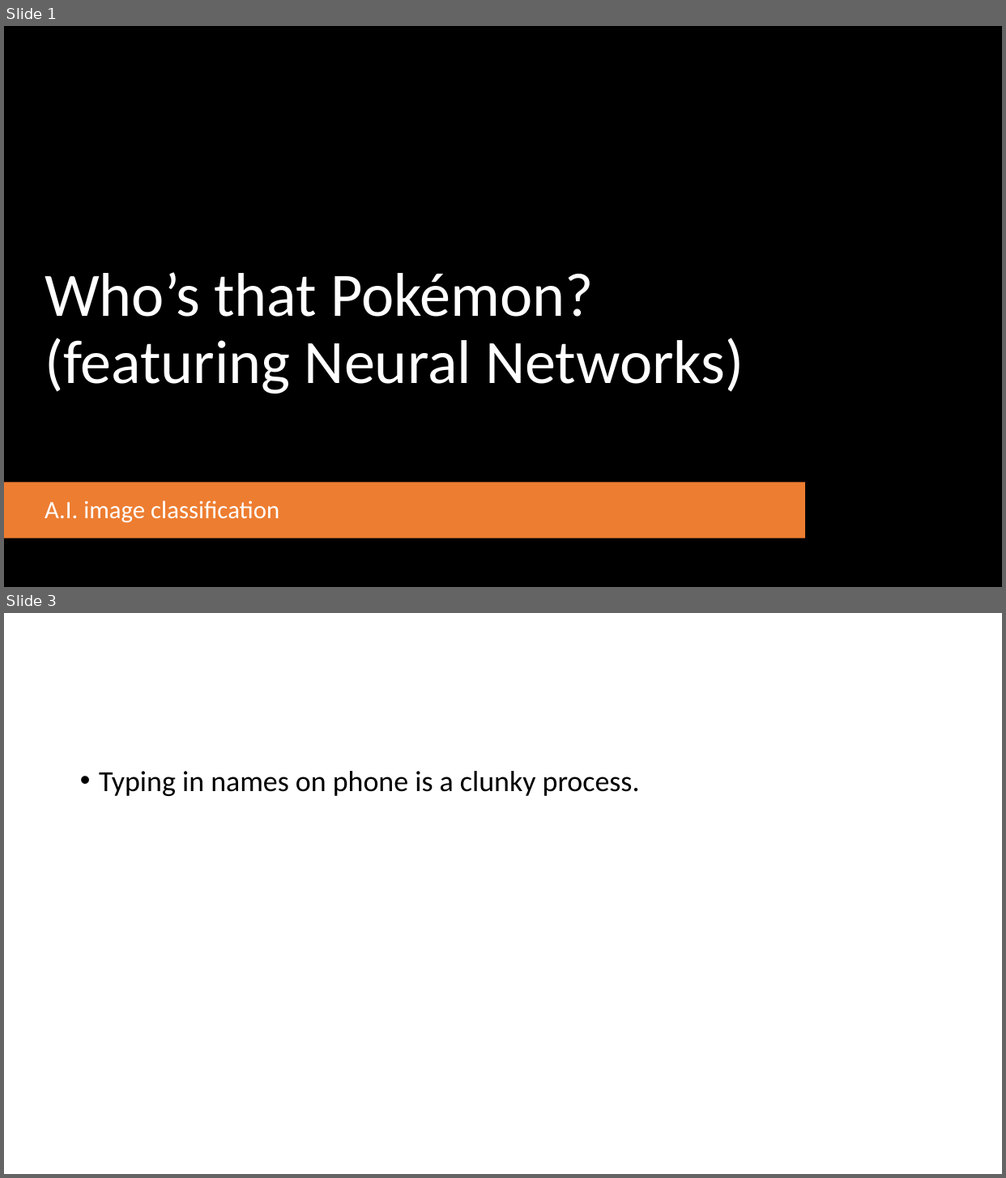
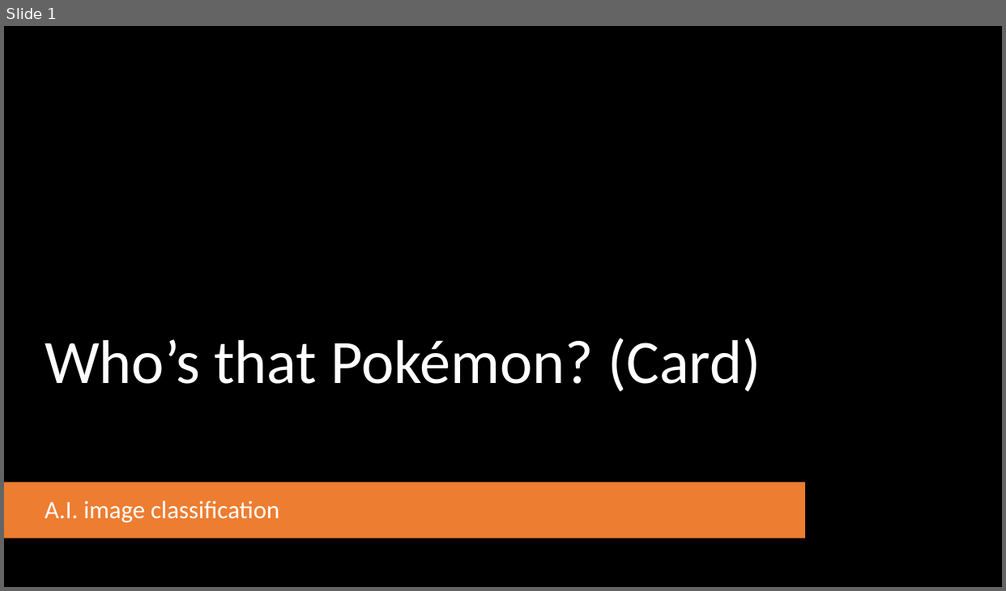
Before and after one commit to marcjreid/dsir-capstone-project, a slide deck: Capstone Presentation.pptx. Shown one above the other, each under a label of ours: slides 1 and 3 before the commit, slide 1 after it; the slides between them are not shown. The pictures are 1006x1178 and 1006x591 pixels, drawn with LibreOffice and Linux fonts; fonts in the diff are those of the drawing; background and template pictures are left out. Boxes give left, top, right and bottom in pixels: in the first picture for what was removed or moved away, otherwise in the second. Text is boxed around its words. In the diff, an @@ line names an element or a change of style, - is before the commit and + after.

```diff
--- a/Capstone Presentation.pptx
+++ b/Capstone Presentation.pptx
@@ slide 3 removed at (x1=4, y1=613, x2=1002, y2=1174), background #FFFFFF @@
@@ text removed at (x1=99, y1=771, x2=640, y2=796) @@
-• Typing in names on phone is a clunky process.
@@ slide 1 changed as well @@
@@ title at (x1=44, y1=338, x2=761, y2=392): text changed @@
-Who’s that Pokémon? (featuring Neural Networks)
+Who’s that Pokémon? (Card)
```
Also in this commit, not shown: 1 other slide changed, 8 slides added, 2 other slides removed, 3 other files.
